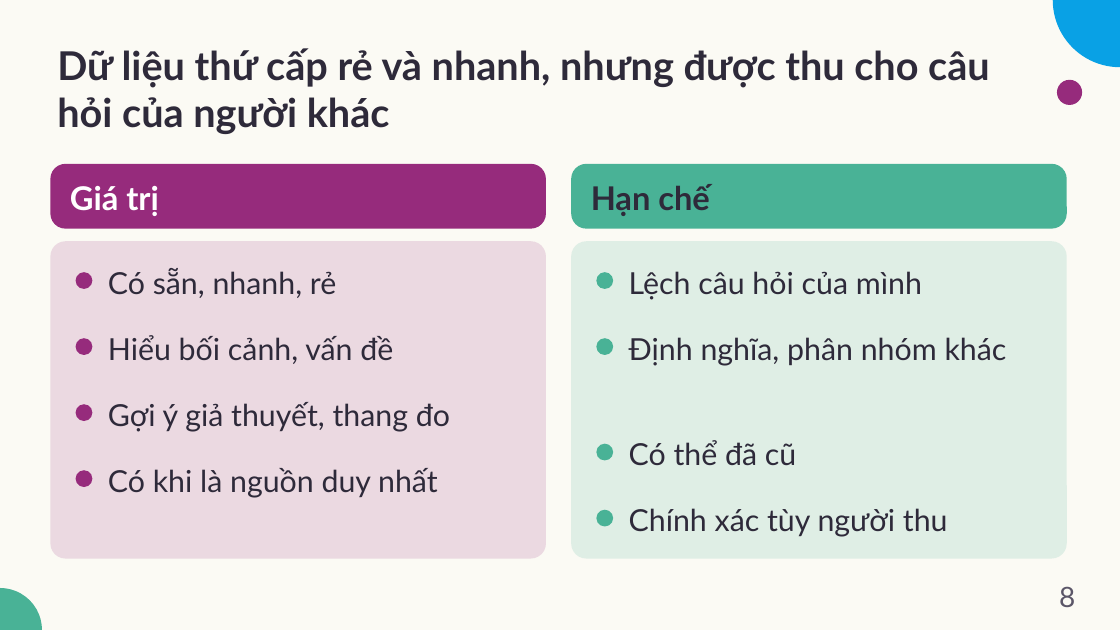
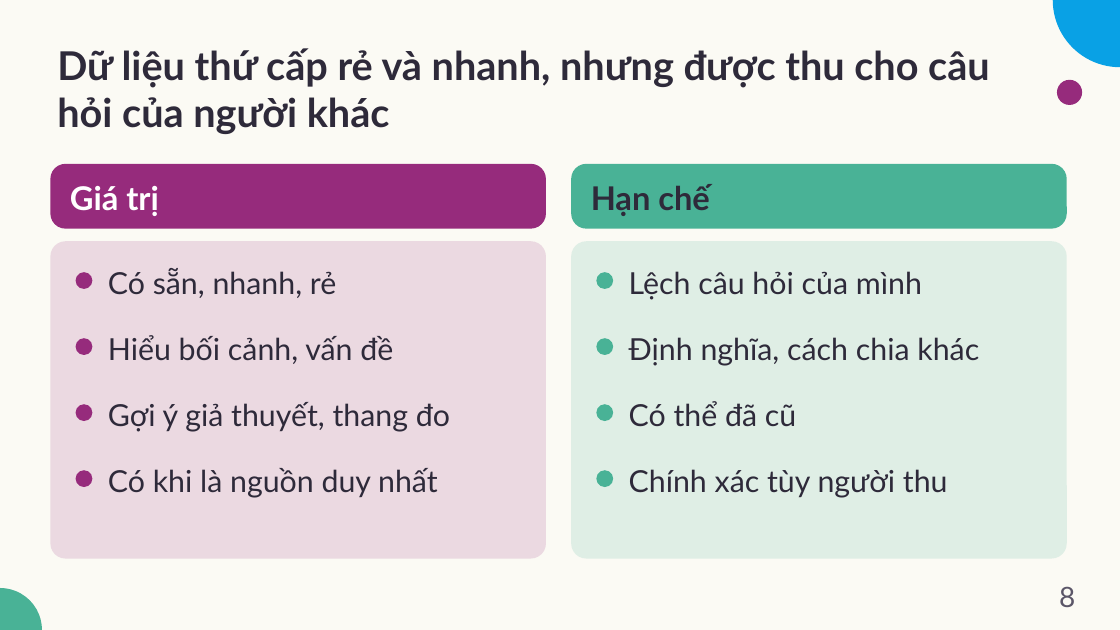
Before and after one commit to dnbaoquyen/academic-pptx-skill, a slide deck: slide 8 of mkt1107/output/MKT1107_W07_slides.pptx. Drawn at 1120x630 pixels with LibreOffice and Linux fonts; fonts in the diff are those of the drawing. Boxes give left, top, right and bottom in pixels: in the first picture for what was removed or moved away, otherwise in the second. Text is boxed around its words. In the diff, an @@ line names an element or a change of style, - is before the commit and + after.

```diff
--- a/mkt1107/output/MKT1107_W07_slides.pptx
+++ b/mkt1107/output/MKT1107_W07_slides.pptx
@@ text at box(629, 337, 979, 366): text changed @@
-Định nghĩa, phân nhóm khác
+Định nghĩa, cách chia khác
@@ 2 texts, 2 ellipses: place and size @@
-2 texts, 2 ellipses at box(597, 440, 948, 537)
+2 texts, 2 ellipses at box(597, 401, 948, 498)
```
Also in this commit, not shown: 7 other slides changed, 1 slide removed, 11 other files.
